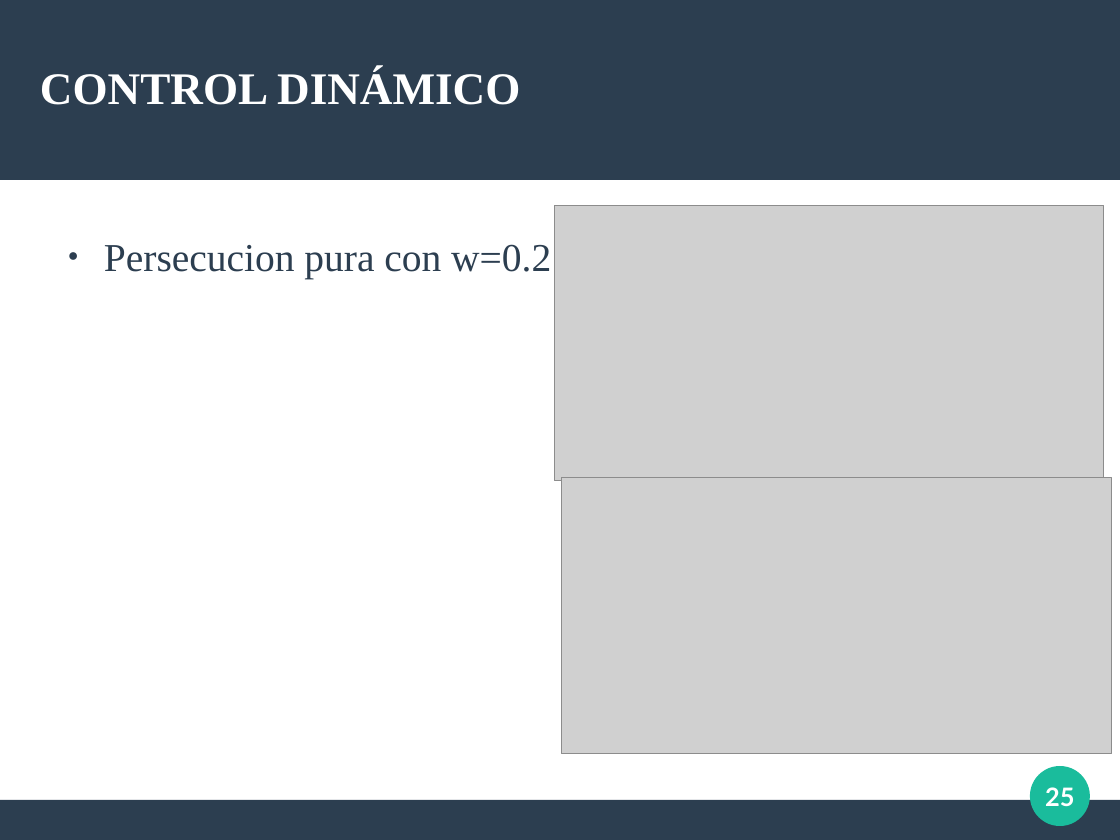
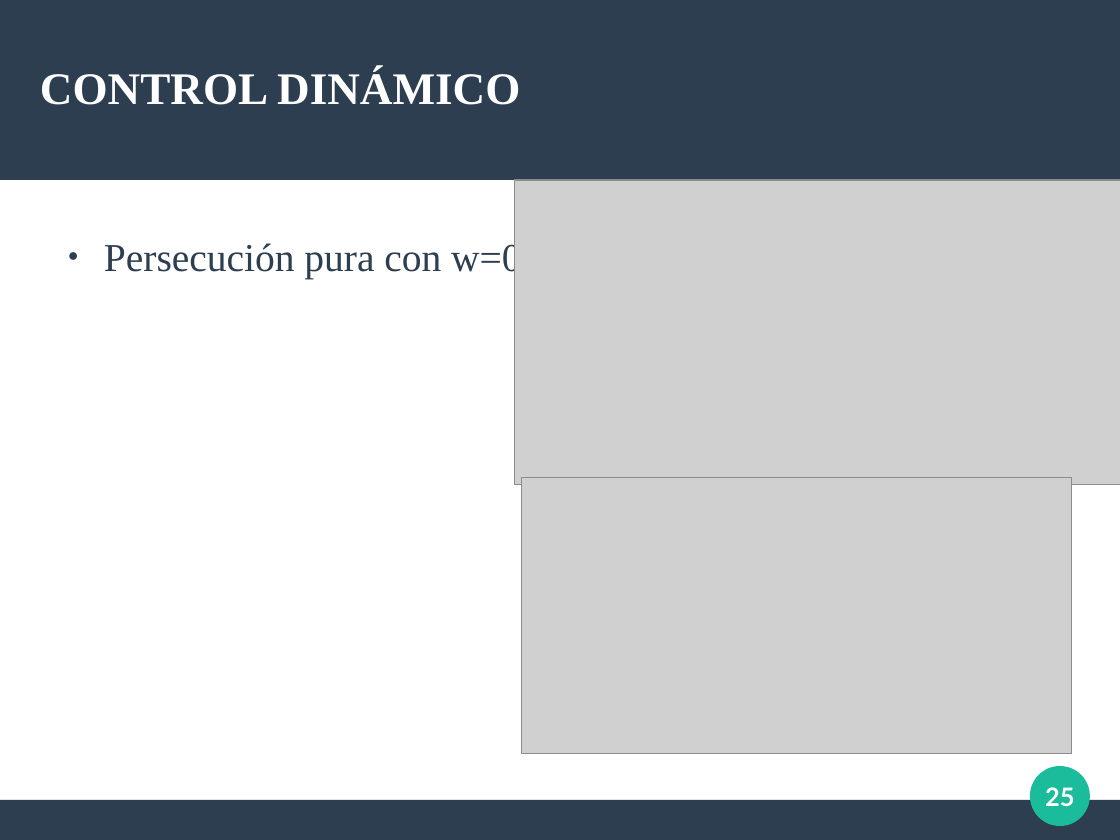
Before and after one commit to Arrivederccimamasita/Synchro_Drive_CyPR, a slide deck: slide 25 of Presentacion_defensa/defensa.odp. Drawn at 1120x840 pixels with LibreOffice and Linux fonts; fonts in the diff are those of the drawing; grey boxes stand for pictures. Boxes give left, top, right and bottom in pixels: in the first picture for what was removed or moved away, otherwise in the second. Text is boxed around its words. In the diff, an @@ line names an element or a change of style, - is before the commit and + after.

```diff
--- a/Presentacion_defensa/defensa.odp
+++ b/Presentacion_defensa/defensa.odp
@@ picture: place and size @@
-picture at [555,205,1105,481]
+picture at [514,180,1120,485]
@@ text at [104,240,551,279]: text changed @@
-● Persecucion pura con w=0.2
+● Persecución pura con w=0.2
@@ picture: place and size @@
-picture at [561,478,1112,754]
+picture at [521,478,1072,754]
```
Also in this commit, not shown: 17 other slides changed, 5 slides added, 4 slides removed, 8 other files.
